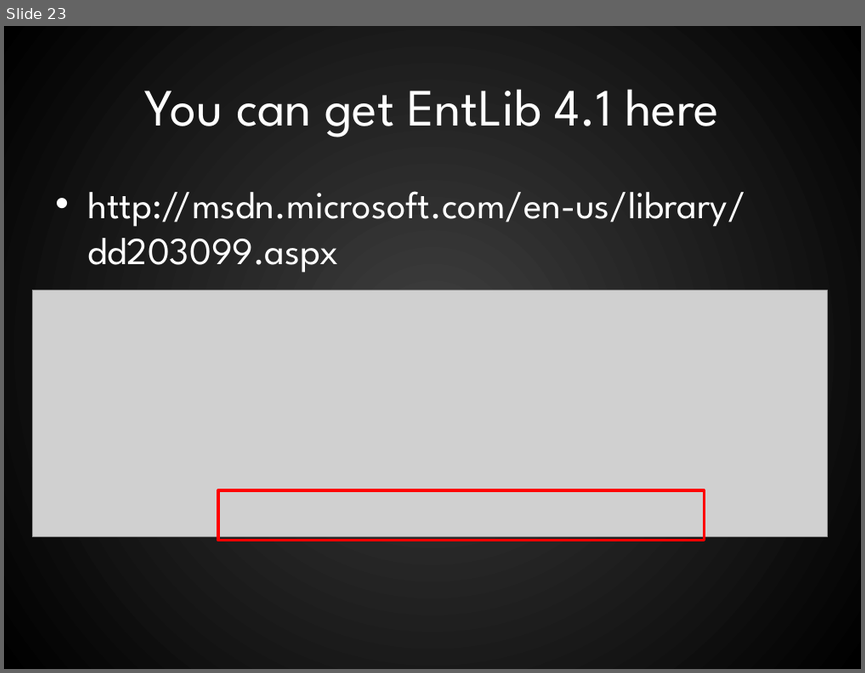
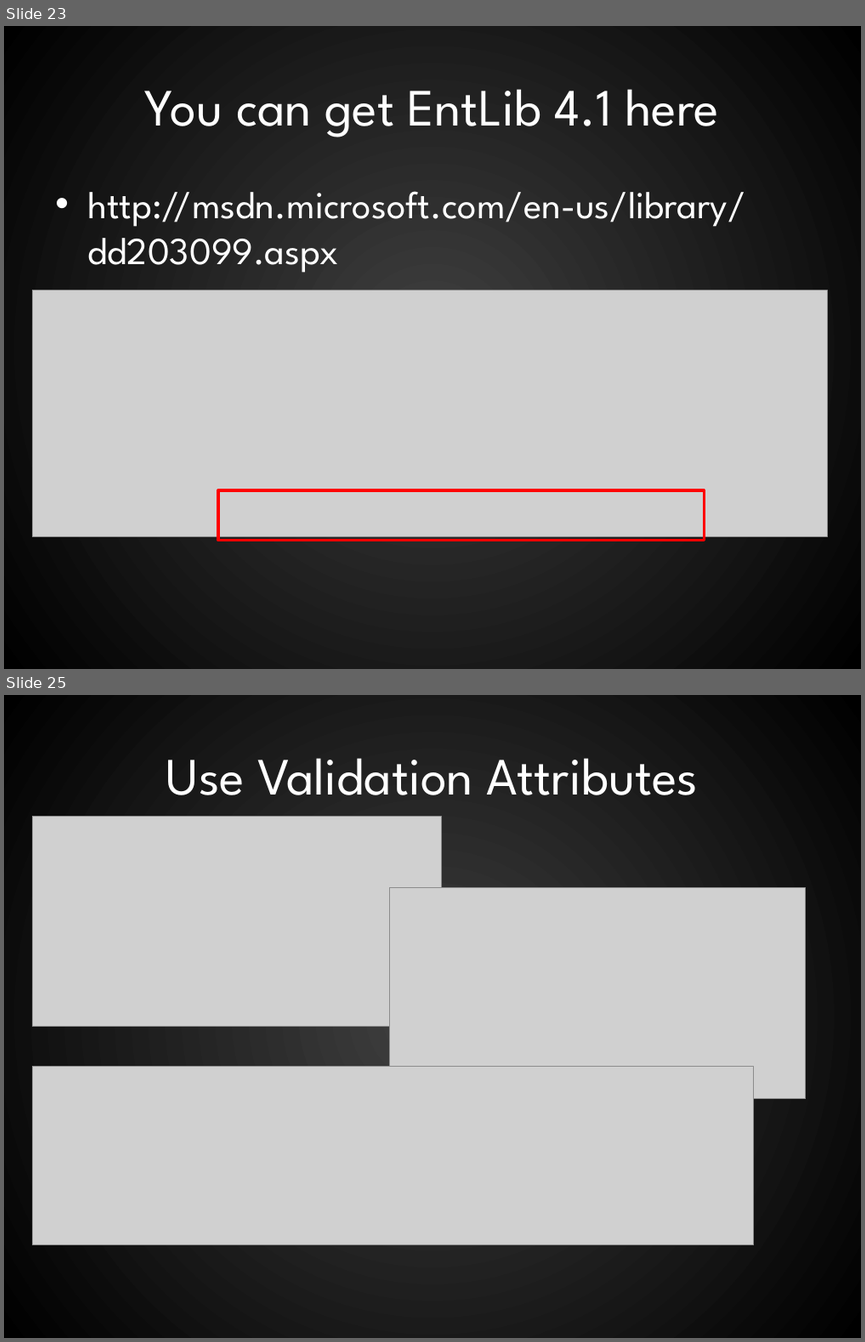
Before and after one commit to RookieOne/WPF-Input-Validation, a slide deck: WPF Validation.pptx. Shown one above the other, each under a label of ours: slide 23 before the commit, slides 23 and 25 after it; the slides between them are not shown. The pictures are 865x673 and 865x1342 pixels, drawn with LibreOffice and Linux fonts; fonts in the diff are those of the drawing; grey boxes stand for pictures. Boxes give left, top, right and bottom in pixels: in the first picture for what was removed or moved away, otherwise in the second. Text is boxed around its words. In the diff, an @@ line names an element or a change of style, - is before the commit and + after.

```diff
--- a/WPF Validation.pptx
+++ b/WPF Validation.pptx
@@ slide 25 added at [4,695,861,1338], background gradient #404040 to #000000 @@
@@ title added at [166,758,698,795], 44 pt, text #FFFFFF @@
+Use Validation Attributes
@@ picture added at [32,817,441,1027] @@
@@ picture added at [390,888,805,1099] @@
@@ picture added at [32,1066,754,1244] @@
```
Also in this commit, not shown: 1 slide changed, 3 other slides added, 16 other files.
